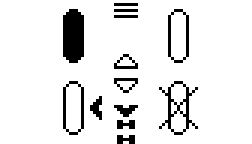
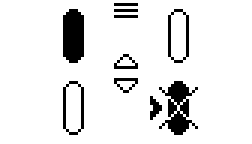
The second w=252, h=144 image is a revision of the first. Changes to its layers:
showed "Копия Фон #3", painted on it over [90, 84, 189, 144]
